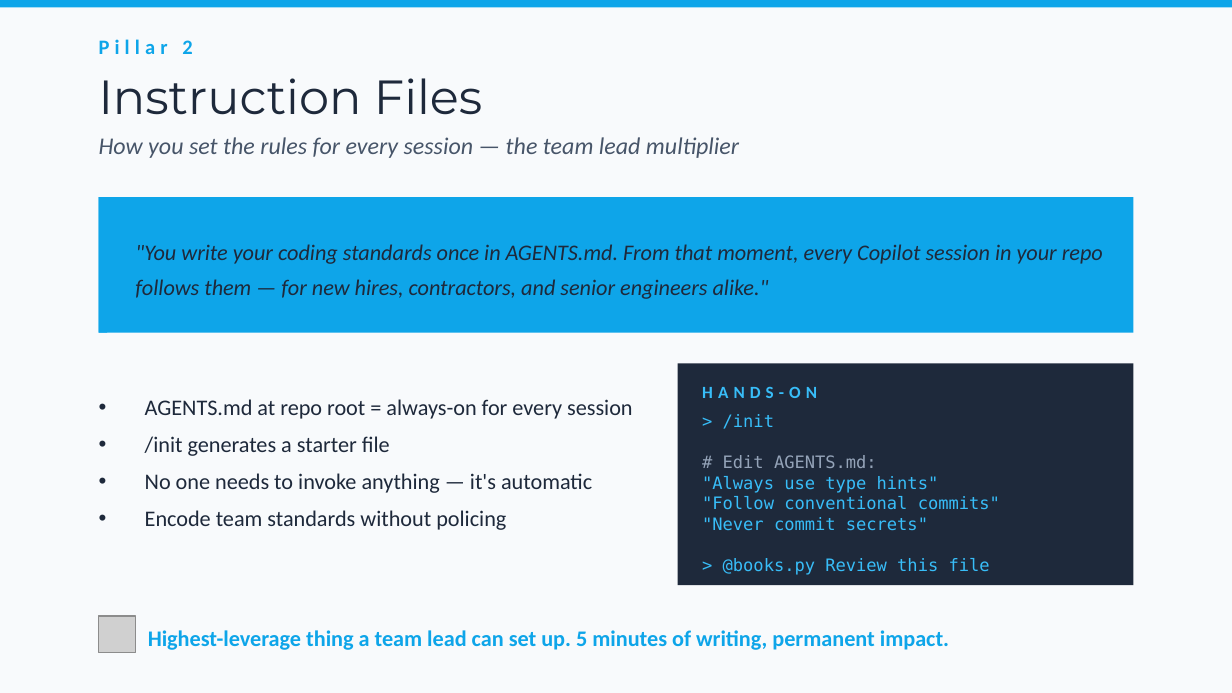
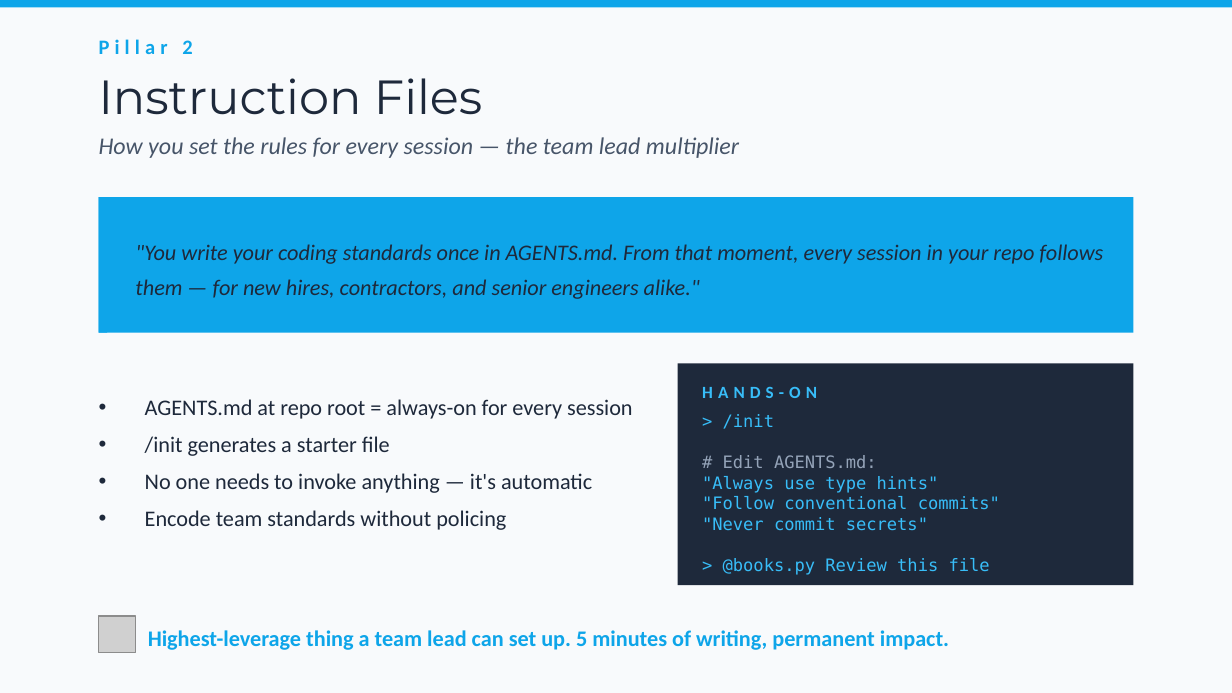
Before and after one commit to bubuding0809/copilot-cli-for-beginners, a slide deck: slide 8 of WORKSHOP-PRESENTATION.pptx. Drawn at 1232x693 pixels with LibreOffice and Linux fonts; fonts in the diff are those of the drawing; grey boxes stand for pictures. Boxes give left, top, right and bottom in pixels: in the first picture for what was removed or moved away, otherwise in the second. Text is boxed around its words. In the diff, an @@ line names an element or a change of style, - is before the commit and + after.

```diff
--- a/WORKSHOP-PRESENTATION.pptx
+++ b/WORKSHOP-PRESENTATION.pptx
@@ text at [135,244,1103,299]: text changed @@
-"You write your coding standards once in AGENTS.md. From that moment, every Copilot session in your repo follows them — for new hires, contractors, and senior engineers alike."
+"You write your coding standards once in AGENTS.md. From that moment, every session in your repo follows them — for new hires, contractors, and senior engineers alike."
```
Also in this commit, not shown: 4 other slides changed, 1 slide added, 1 slide removed, 3 other files.
